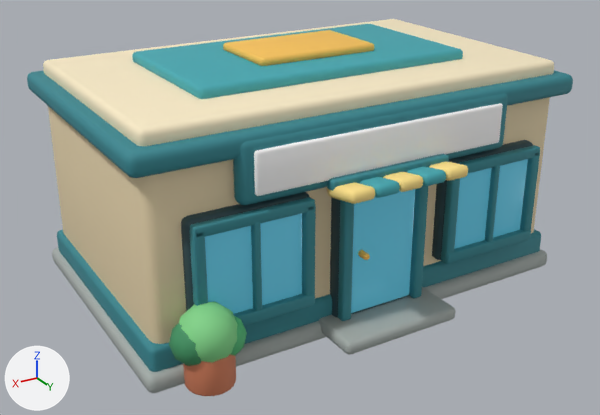
One commit to the Blender file artwork/3d/v3/startup-building-level-1.blend: the scene before it, then after it.
Both versions are drawn from a 50 mm camera at (7.34, 12.28, 7.33) aimed at (0.3, 0.54, 1.45). The axes (+X, +Y, +Z) are drawn at lower left. The lights are the same throughout. The older version comes first.

The scene before the commit, as lines of its bpy script (objects in view):
```python
me_cube_015 = bpy.data.meshes.new('Cube.015')
me_cube_015.from_pydata(...)  # a box spanning x -1.02..1.02, y -0.16..0.16, z -0.92..0.92
me_cube_015.polygons.foreach_set('use_smooth', [True] * 6)
me_cube_015.materials.append(mat_recess_shadow)  # dark cyan #2c4b52
me_cube_034 = bpy.data.meshes.new('Cube.034')
me_cube_034.from_pydata(...)  # a box spanning x -2.52..2.52, y -0.14..0.14, z -0.5..0.5
me_cube_034.polygons.foreach_set('use_smooth', [True] * 6)
me_cube_034.materials.append(mat_deep_creator_teal)  # cyan #358690
me_cube_035 = bpy.data.meshes.new('Cube.035')
me_cube_035.from_pydata(...)  # a box spanning x -2.3..2.3, y -0.05..0.05, z -0.34..0.34
me_cube_035.polygons.foreach_set('use_smooth', [True] * 6)
me_cube_035.materials.append(mat_dynamic_billboard_face)  # white #ffffff
ob_billboard_dynamic_face = bpy.data.objects.new('Billboard Dynamic Face', me_cube_035)
ob_billboard_dynamic_face.location = (0.0, 2.65, 3.18)
_m = ob_billboard_dynamic_face.modifiers.new('Rounded toy edge', 'BEVEL')
_m.width = 0.07
_m.width_pct = 0.07
_m.segments = 3
ob_deep_window_recess_001 = bpy.data.objects.new('deep window recess.001', me_cube_015)
ob_deep_window_recess_001.location = (2.3, 2.38, 1.72)
_m = ob_deep_window_recess_001.modifiers.new('Rounded toy edge', 'BEVEL')
_m.segments = 3
ob_integrated_billboard_frame = bpy.data.objects.new('integrated billboard frame', me_cube_034)
ob_integrated_billboard_frame.location = (0.0, 2.48, 3.18)
_m = ob_integrated_billboard_frame.modifiers.new('Rounded toy edge', 'BEVEL')
_m.width = 0.12
_m.width_pct = 0.12
_m.segments = 3
# also in view: 'storefront glass.001' at (2.3, 2.56, 1.72); 'entrance recess' at (0.0, 2.4, 1.5); 'front entrance step' at (0.0, 2.76, 0.24); 'main one-floor building' at (0.0, 0.0, 1.85); 'window top frame.001' at (2.3, 2.62, 2.51)
```
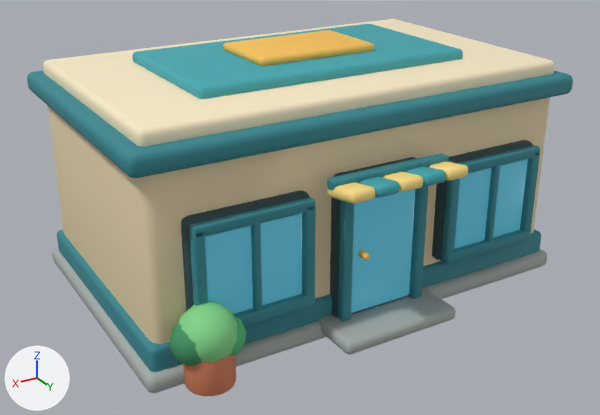
The change, as a list of edits to the scene's bpy script:
```text
Remove ob_integrated_billboard_frame:
    ob_integrated_billboard_frame = bpy.data.objects.new('integrated billboard frame', me_cube_034)
    ob_integrated_billboard_frame.location = (0.0, 2.48, 3.18)
    _m = ob_integrated_billboard_frame.modifiers.new('Rounded toy edge', 'BEVEL')
    _m.width = 0.12
    _m.width_pct = 0.12
    _m.segments = 3
Remove ob_billboard_dynamic_face:
    ob_billboard_dynamic_face = bpy.data.objects.new('Billboard Dynamic Face', me_cube_035)
    ob_billboard_dynamic_face.location = (0.0, 2.65, 3.18)
    _m = ob_billboard_dynamic_face.modifiers.new('Rounded toy edge', 'BEVEL')
    _m.width = 0.07
    _m.width_pct = 0.07
    _m.segments = 3
```

Where the change shows, as pixel boxes [x1, y1, x2, y2] in the pictures (600 x 415 px):
'Billboard Dynamic Face', deleted: before [254, 103, 503, 196]
'integrated billboard frame', deleted: before [233, 93, 508, 205]
